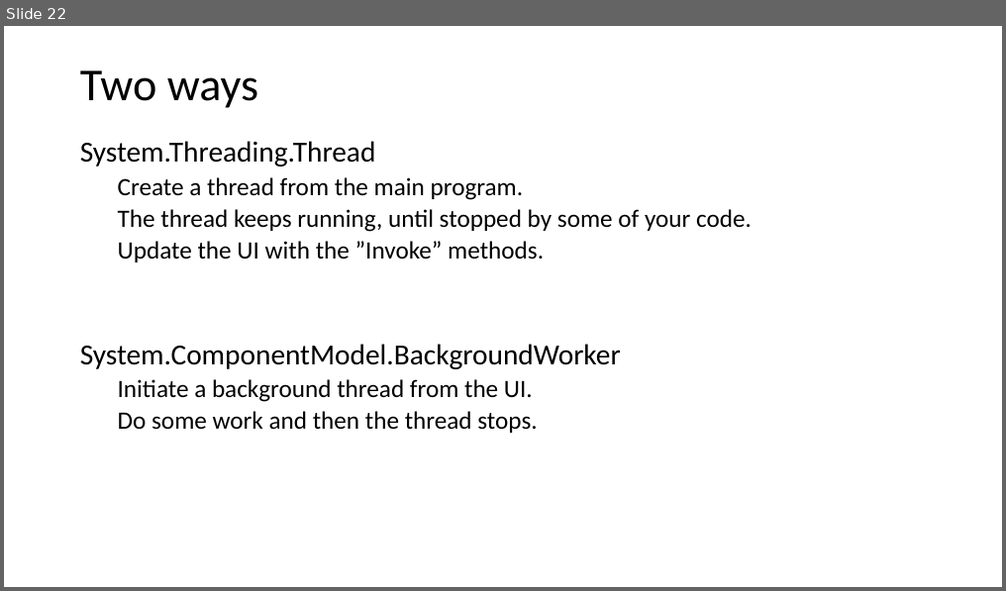
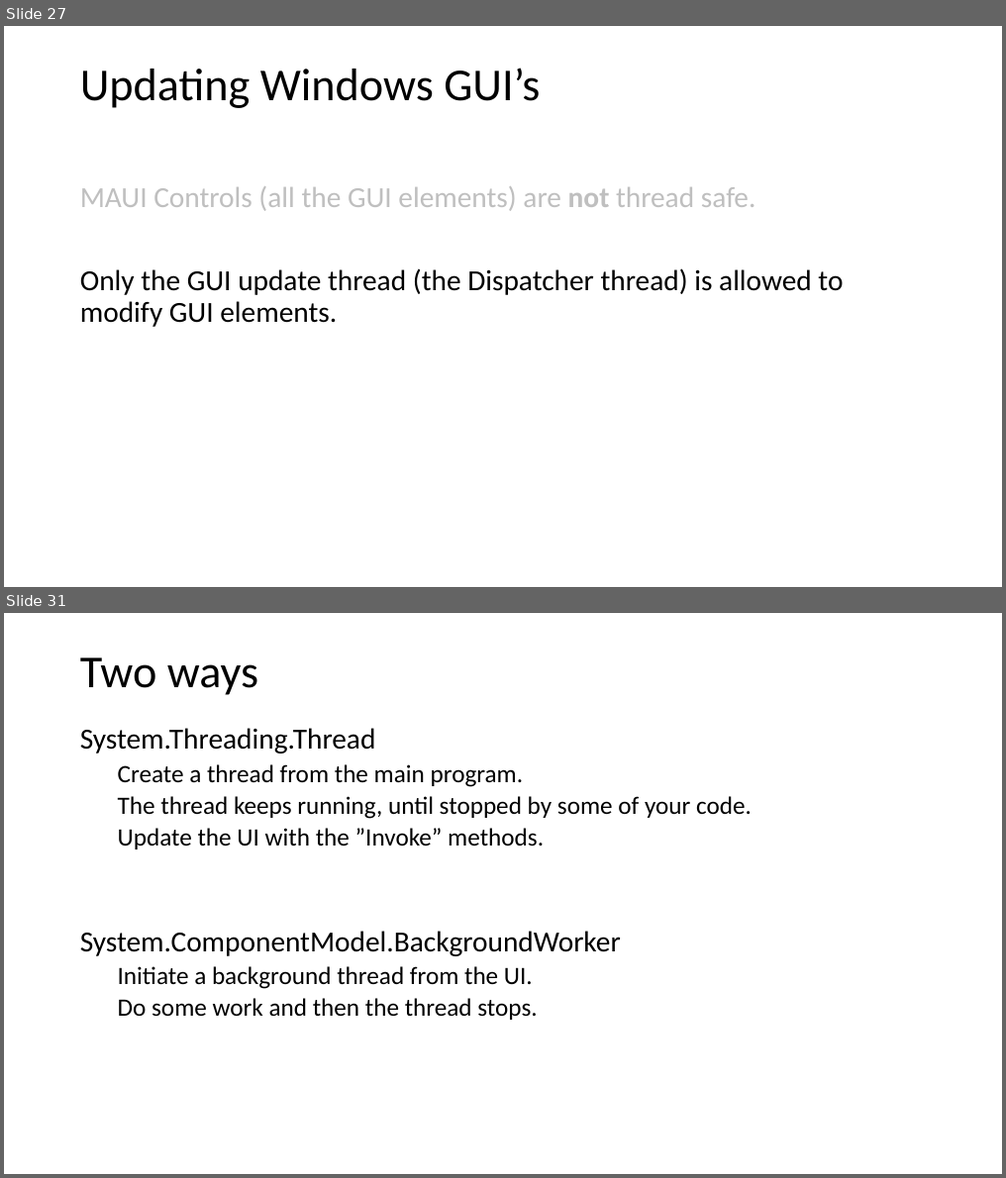
Before and after one commit to codesmurf/st3its3_teaching, a slide deck: 05 Thread Synchronization 1/Thread Synchronization.pptx. Shown one above the other, each under a label of ours: slide 22 before the commit, slides 27 and 31 after it; the slides between them are not shown. The pictures are 1006x591 and 1006x1178 pixels, drawn with LibreOffice and Linux fonts; fonts in the diff are those of the drawing. Boxes give left, top, right and bottom in pixels: in the first picture for what was removed or moved away, otherwise in the second. Text is boxed around its words. In the diff, an @@ line names an element or a change of style, - is before the commit and + after.

Commit message:
Updates to Thread sync slides

```diff
--- a/05 Thread Synchronization 1/Thread Synchronization.pptx
+++ b/05 Thread Synchronization 1/Thread Synchronization.pptx
@@ slide 27 added at [4, 26, 1002, 587], background #FFFFFF @@
@@ title added at [80, 68, 540, 108], 44 pt, text #000000 @@
+Updating Windows GUI’s
@@ text added at [80, 186, 843, 327], 28 pt, text #000000 @@
+MAUI Controls (all the GUI elements) are not thread safe.
+Only the GUI update thread (the Dispatcher thread) is allowed to modify GUI elements.
@@ what was slide 22 is now slide 31 @@
```
Also in this commit, not shown: 11 slides changed, 11 other slides added, 1 other file.
